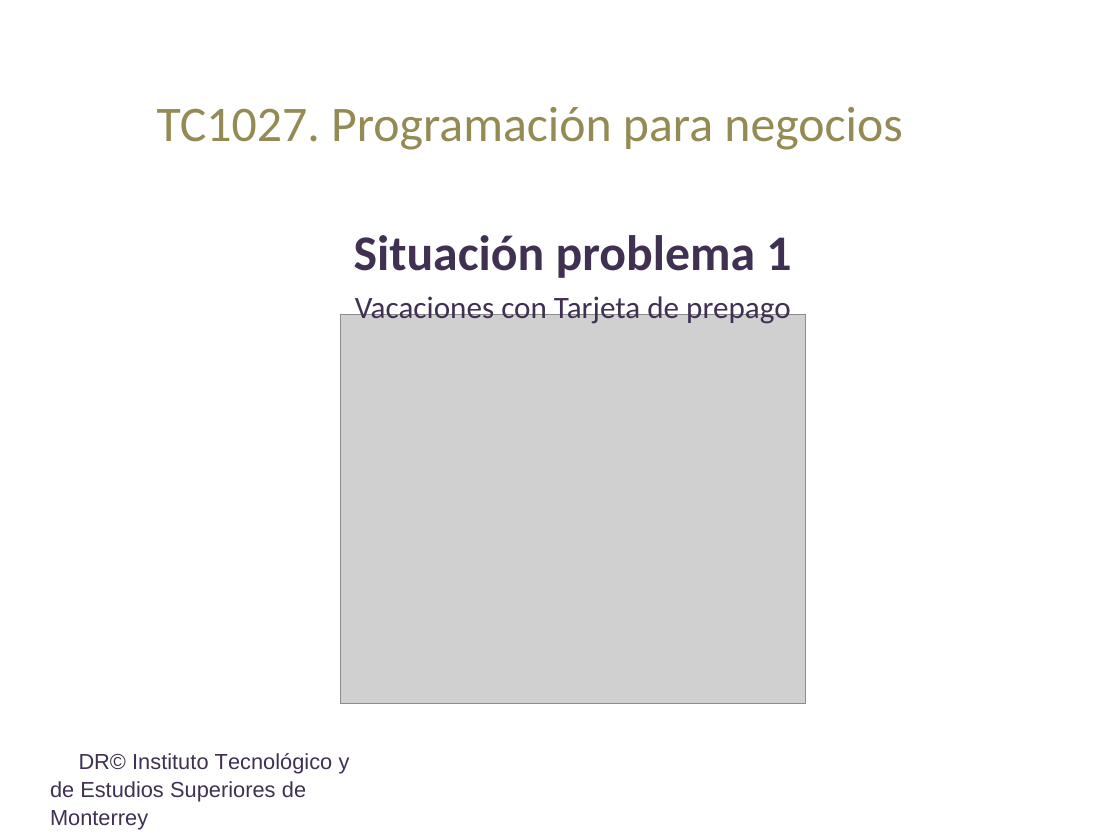
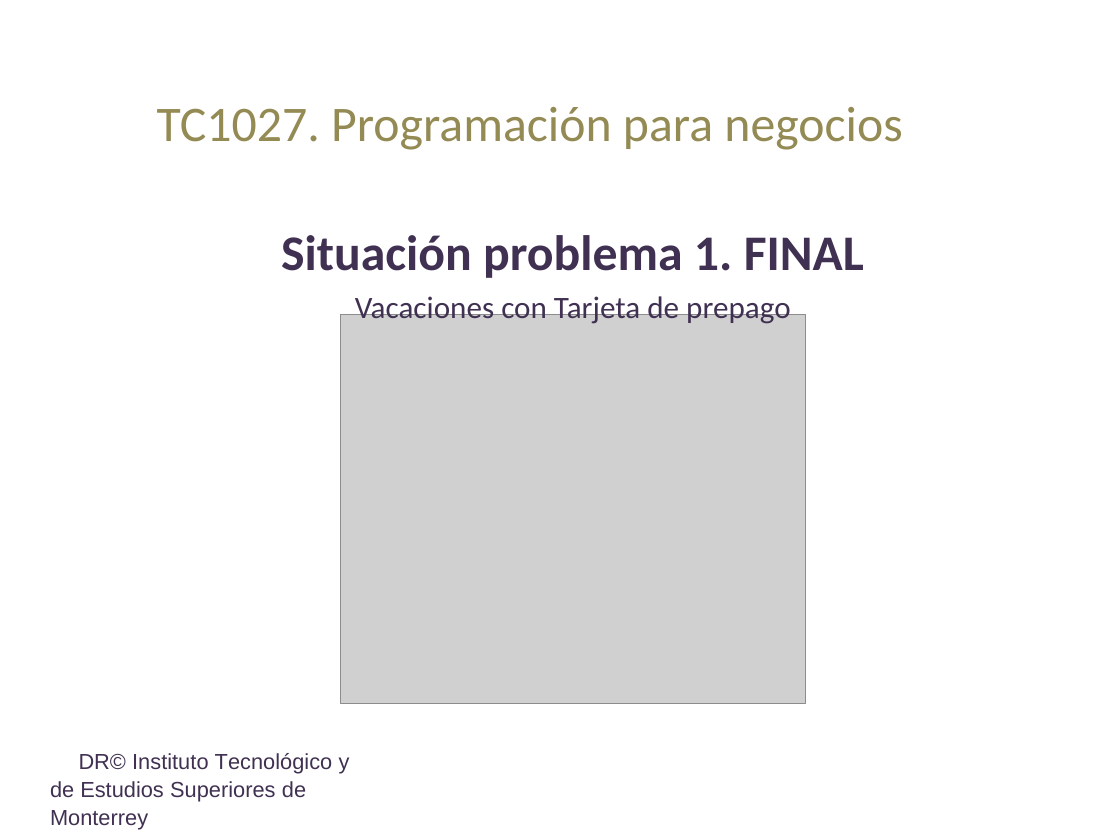
Before and after one commit to lizetheP/PensamientoC, a slide deck: slide 1 of Calendario2019/Presentaciones/Semana3/SITUACION1_Ciclos.pptx. Drawn at 1120x840 pixels with LibreOffice and Linux fonts; fonts in the diff are those of the drawing; grey boxes stand for pictures. Boxes give left, top, right and bottom in pixels: in the first picture for what was removed or moved away, otherwise in the second. Text is boxed around its words. In the diff, an @@ line names an element or a change of style, - is before the commit and + after.

```diff
--- a/Calendario2019/Presentaciones/Semana3/SITUACION1_Ciclos.pptx
+++ b/Calendario2019/Presentaciones/Semana3/SITUACION1_Ciclos.pptx
@@ subtitle at (281, 235, 864, 278): text changed @@
-Situación problema 1
+Situación problema 1. FINAL
```
Also in this commit, not shown: 3 other slides changed, 4 slides added, 14 slides removed, 6 other files.
